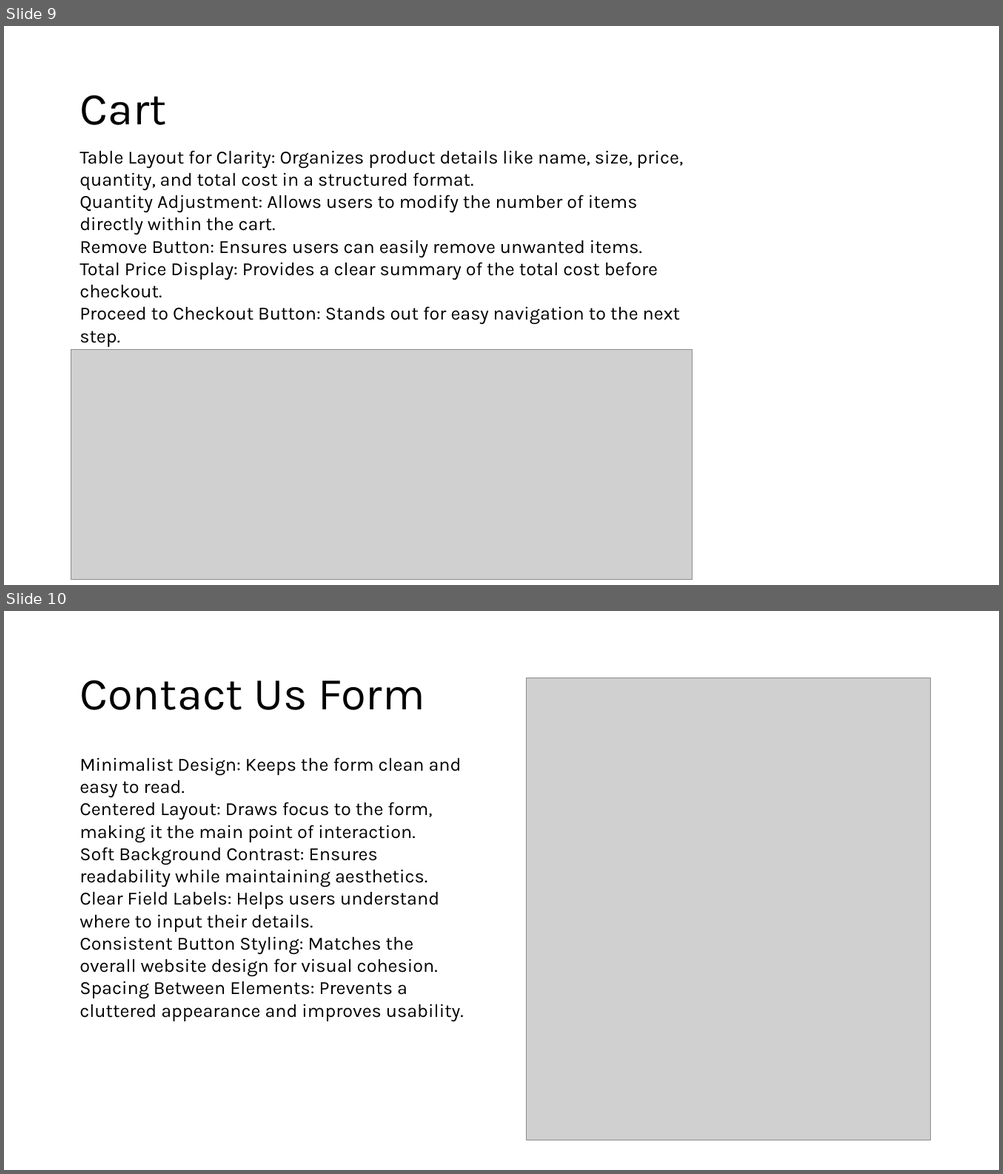
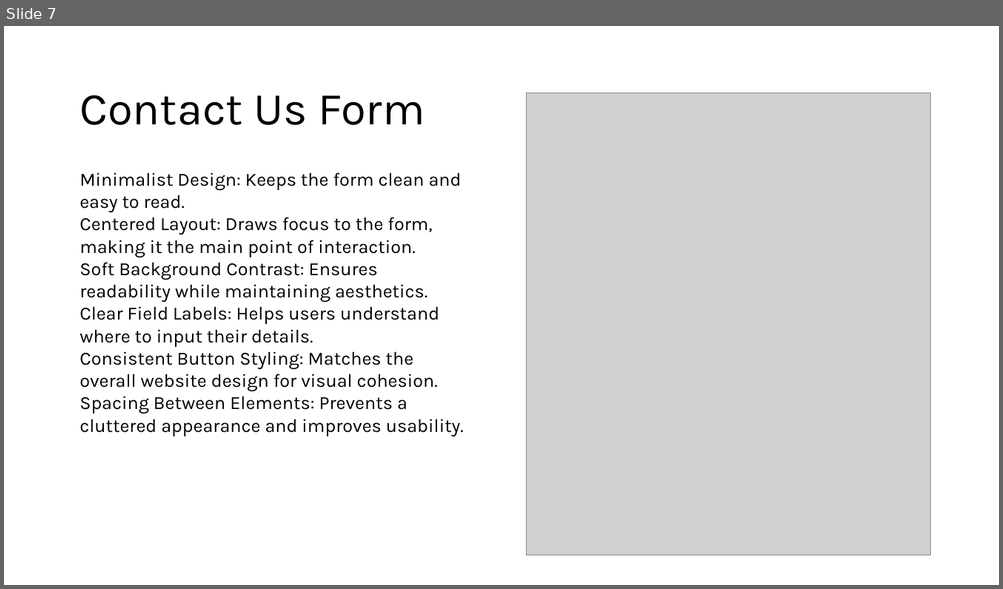
Before and after one commit to Ria-Herwadkar/Perfume-website, a slide deck: Website powerpoint.pptx. Shown one above the other, each under a label of ours: slides 9 and 10 before the commit, slide 7 after it. The pictures are 1003x1174 and 1003x589 pixels, drawn with LibreOffice and Linux fonts; fonts in the diff are those of the drawing; grey boxes stand for pictures. Boxes give left, top, right and bottom in pixels: in the first picture for what was removed or moved away, otherwise in the second. Text is boxed around its words. In the diff, an @@ line names an element or a change of style, - is before the commit and + after.

```diff
--- a/Website powerpoint.pptx
+++ b/Website powerpoint.pptx
@@ slide 9 removed at [4, 26, 999, 585], background #FFFFFF @@
@@ title removed at [79, 95, 166, 125] @@
-Cart
@@ text removed at [79, 150, 683, 347] @@
-Table Layout for Clarity: Organizes product details like name, size, price, quantity, and total cost in a structured format.
-Quantity Adjustment: Allows users to modify the number of items directly within the cart.
-Remove Button: Ensures users can easily remove unwanted items.
-Total Price Display: Provides a clear summary of the total cost before checkout.
-Proceed to Checkout Button: Stands out for easy navigation to the next step.
@@ picture removed at [71, 350, 693, 580] @@
@@ what was slide 10 is now slide 7 @@
```
Also in this commit, not shown: 3 slides changed, 4 slides added, 6 other slides removed, 23 other files.
